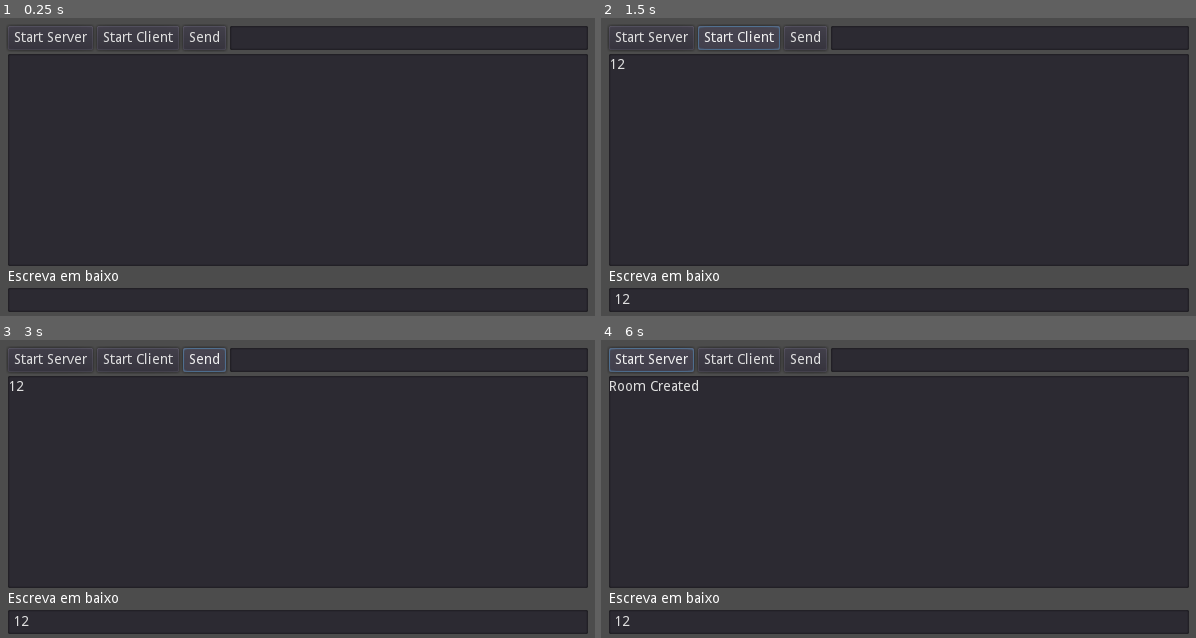
Above: before the commit, frames 1-4 (two rows, left to right).
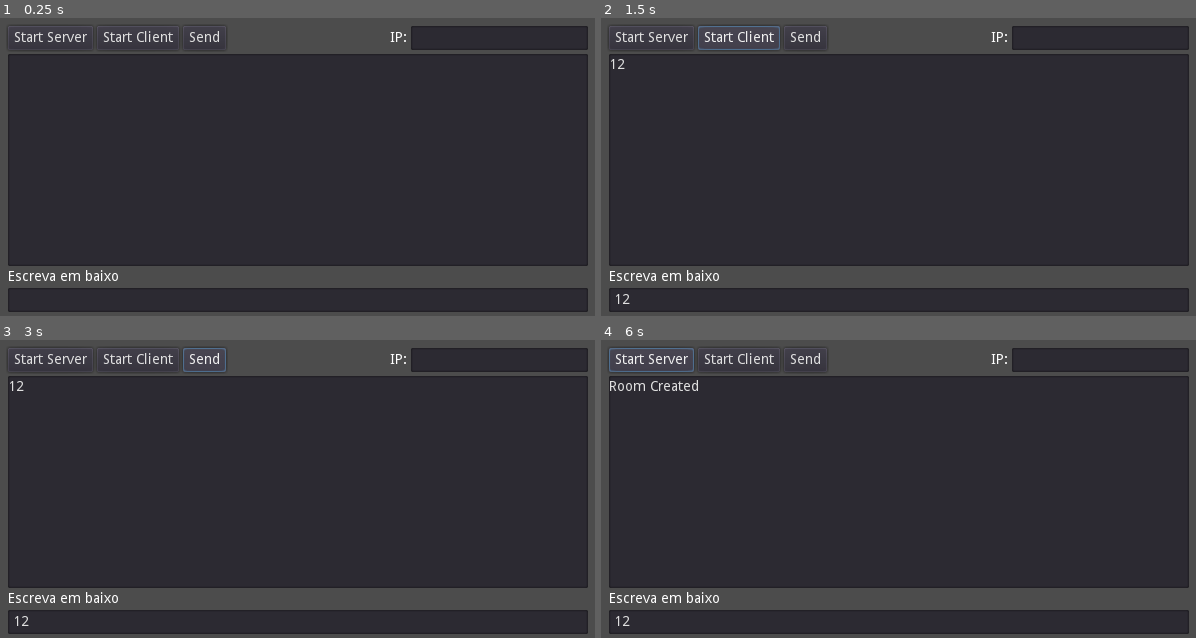
Above: after the commit, the same moments.

Repository: LuizAntonioPereira/Client_Server_multiplayer
Game: Godot game, scene res://Network.tscn
Same seed, same stepped clock (60 frames per second), same inputs: the game is played once before the commit and once after it.
Inputs (mouse positions are in pixels of both pictures, inside the frame that each line leads up to):
- Up to frame 1 (0.25 s): no input
- Up to frame 2 (1.5 s): click (898, 161) at 0.52 s; type "12" at 0.6 s; click (898, 301) at 0.75 s; type "12" at 0.83 s; click "Start Client" at 1.25 s
- Up to frame 3 (3 s): click "Start Client" at 2 s; click "Send" at 2.75 s
- Up to frame 4 (6 s): click "Send" at 3.5 s; click "Start Client" at 4.25 s; click "Send" at 5 s; click "Start Server" at 5.75 s

The runs differ from the first frame. In frame 1, 2.4% of the frame differs, in the area x 38-70%, y 2-11%; in frame 2, 2.4%; in frame 3, 2.4%; in frame 4, 2.4%.

Commit message:
up

Diff:
--- a/Network.tscn
+++ b/Network.tscn
@@ -38,9 +38,19 @@
 margin_bottom = 24.0
 text = "Send"
 
+[node name="Label" type="Label" parent="CanvasLayer/Control/HBoxContainer"]
+margin_left = 222.0
+margin_right = 242.0
+margin_bottom = 24.0
+size_flags_horizontal = 3
+size_flags_vertical = 3
+text = "IP:"
+align = 2
+valign = 1
+
 [node name="TextEdit" type="LineEdit" parent="CanvasLayer/Control/HBoxContainer"]
-margin_left = 222.0
-margin_right = 580.0
+margin_left = 250.0
+margin_right = 427.0
 margin_bottom = 24.0
 size_flags_horizontal = 3
 size_flags_vertical = 3
